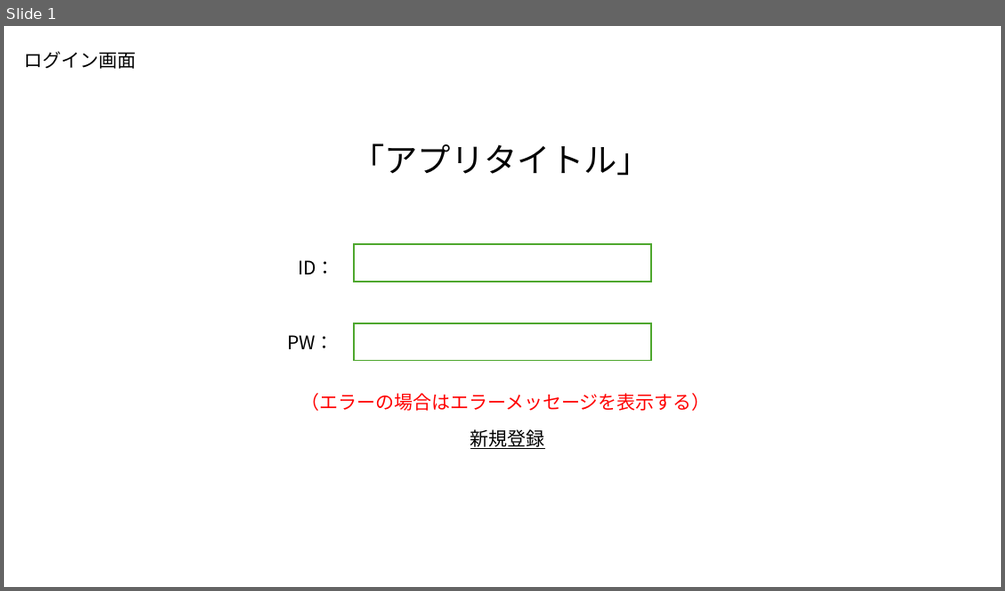
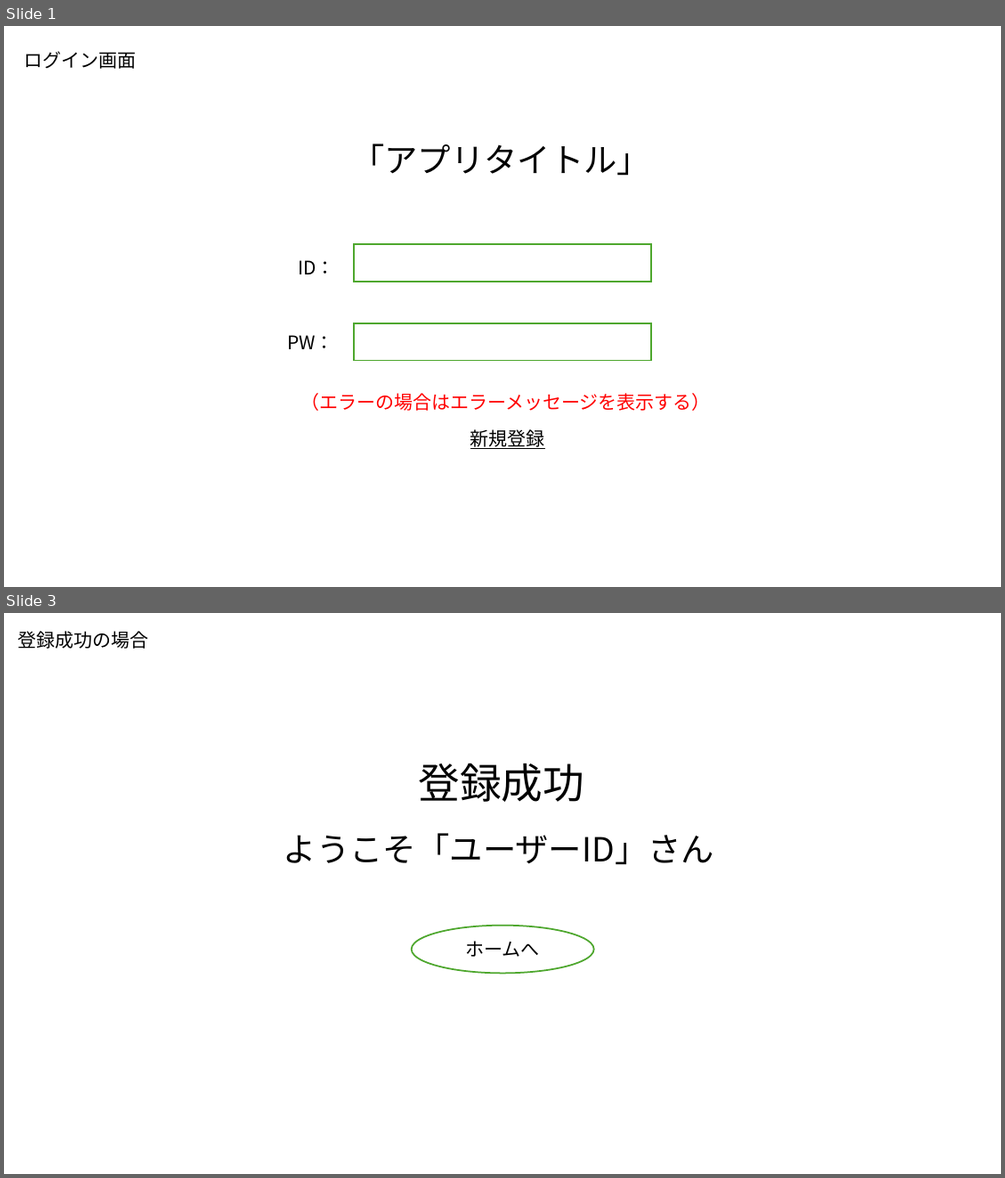
Before and after one commit to plusdojo2024/B5, a slide deck: doc/02_外部設計/外部設計_麻雀アプリ.pptx. Shown one above the other, each under a label of ours: slide 1 before the commit, slides 1 and 3 after it; the slides between them are not shown. The pictures are 1005x591 and 1005x1178 pixels, drawn with LibreOffice and Linux fonts; fonts in the diff are those of the drawing. Boxes give left, top, right and bottom in pixels: in the first picture for what was removed or moved away, otherwise in the second. Text is boxed around its words. In the diff, an @@ line names an element or a change of style, - is before the commit and + after.

```diff
--- a/doc/02_外部設計/外部設計_麻雀アプリ.pptx
+++ b/doc/02_外部設計/外部設計_麻雀アプリ.pptx
@@ slide 3 added at [4,613,1001,1174], background #FFFFFF @@
@@ text added at [17,631,148,649], 18 pt, text #000000 @@
+登録成功の場合
@@ text added at [419,763,585,802], 40 pt, text #000000 @@
+登録成功
@@ text added at [283,833,714,865], 32 pt, text #000000 @@
+ようこそ「ユーザーID」さん
@@ ellipse added at [412,925,594,973], fill #FFFFFF, outline #4EA72E 1.5 pt, 18 pt, text #000000 @@
+ホームへ
```
Also in this commit, not shown: 3 slides changed, 16 other slides added.
